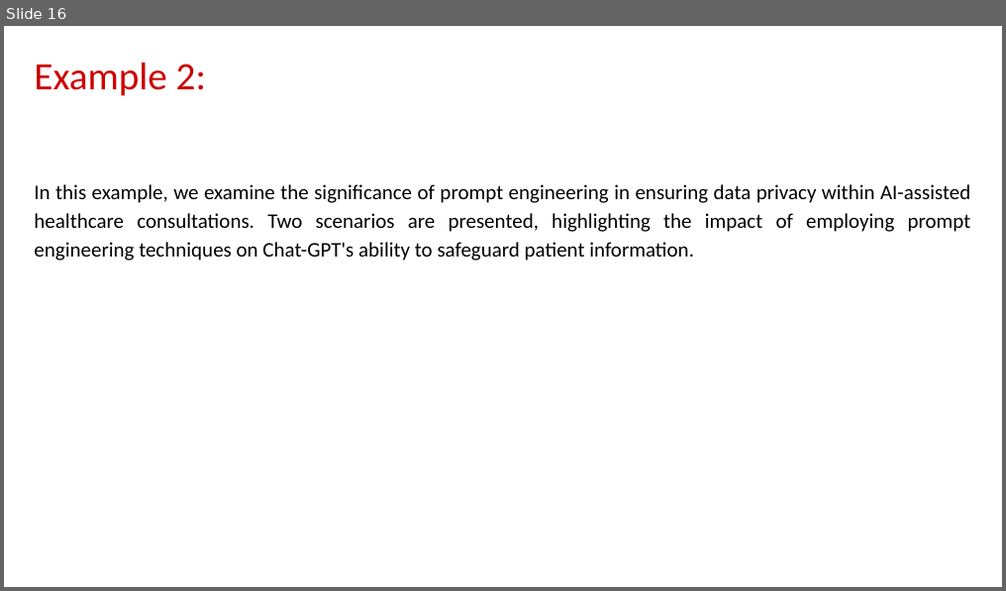
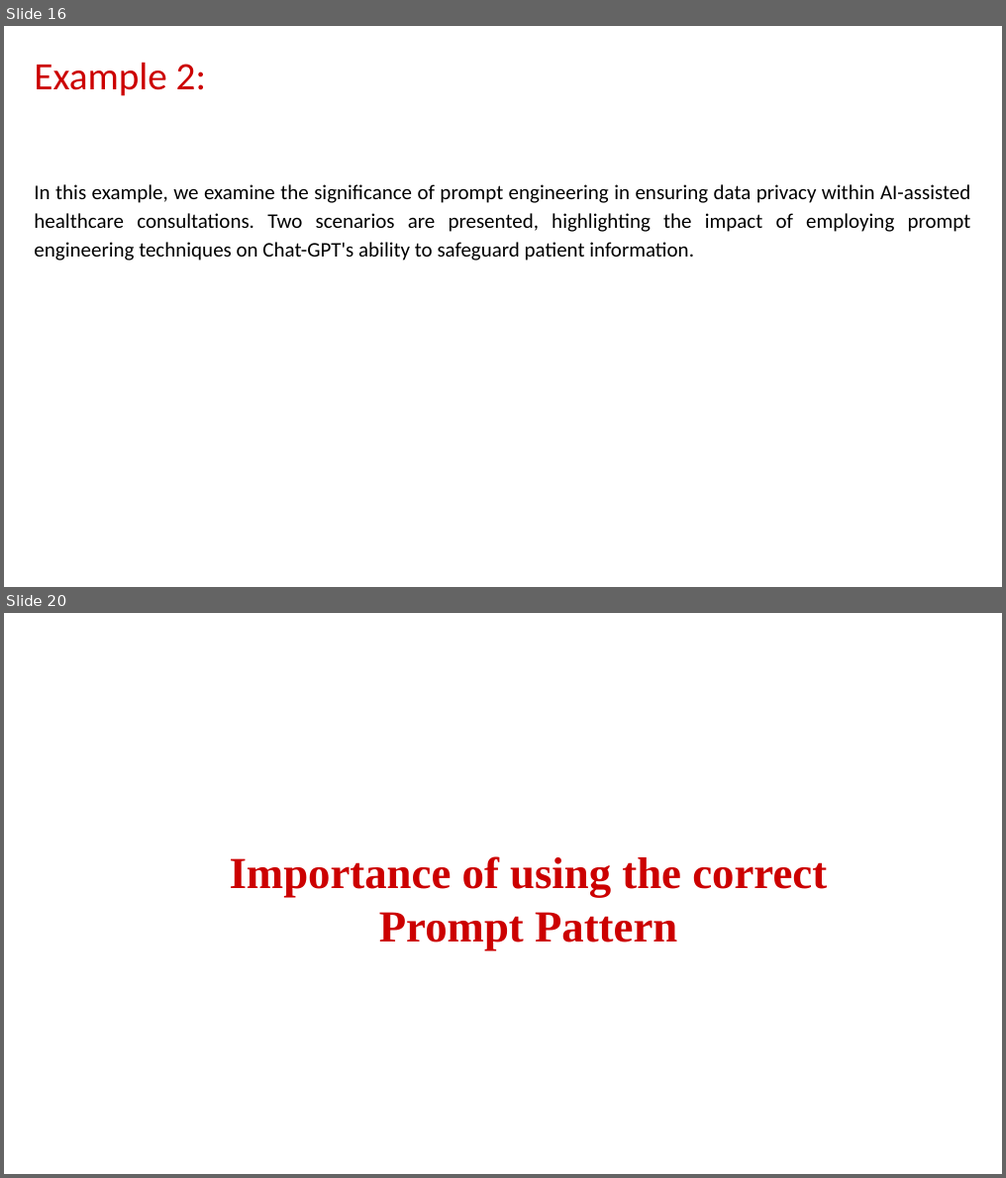
Before and after one commit to Humanitariansai/OPT, a slide deck: PROMPT_ENGINEERING_AND_AI/caseStudies/Medical_Diagnosis_With_Prompt_Engineering/Insights_on AI_and_Prompt_Engineering.pptx. Shown one above the other, each under a label of ours: slide 16 before the commit, slides 16 and 20 after it; the slides between them are not shown. The pictures are 1006x591 and 1006x1178 pixels, drawn with LibreOffice and Linux fonts; fonts in the diff are those of the drawing. Boxes give left, top, right and bottom in pixels: in the first picture for what was removed or moved away, otherwise in the second. Text is boxed around its words. In the diff, an @@ line names an element or a change of style, - is before the commit and + after.

```diff
--- a/PROMPT_ENGINEERING_AND_AI/caseStudies/Medical_Diagnosis_With_Prompt_Engineering/Insights_on AI_and_Prompt_Engineering.pptx
+++ b/PROMPT_ENGINEERING_AND_AI/caseStudies/Medical_Diagnosis_With_Prompt_Engineering/Insights_on AI_and_Prompt_Engineering.pptx
@@ slide 20 added at box(4, 613, 1002, 1174), background #FFFFFF @@
@@ title added at box(230, 857, 827, 951), 32 pt, text #CC0000, bold @@
+Importance of using the correct Prompt Pattern
```
Also in this commit, not shown: 6 slides changed, 9 other slides added, 2 other files.
